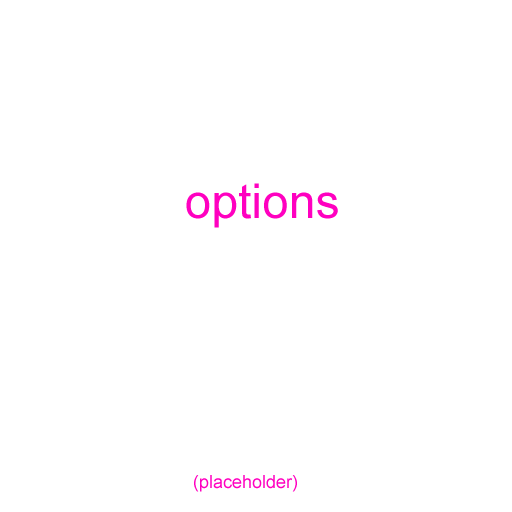
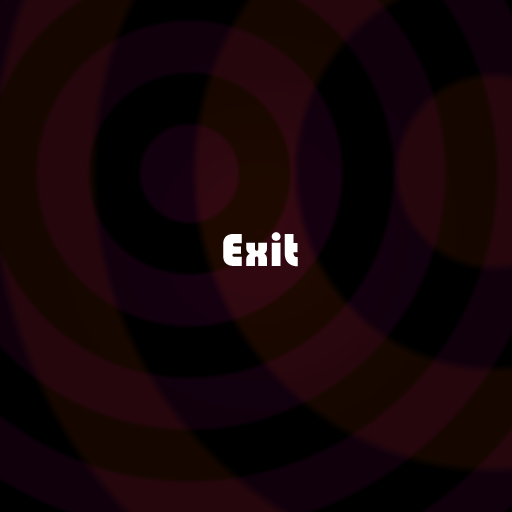
Before/after of a 512 x 512 layered artwork. What changed in the layer stack:
added layer "Exit" above "Layer 6" over [223, 232, 298, 267]
added layer "Layer 6" (30%) above "Layer 2" over [0, 0, 512, 512]
added layer "Layer 2" (9%) above "Layer 3" over [0, 0, 512, 512]
renamed "(placeholder)" to "Layer 3", opacity 100% → 12%, painted on it over [0, 0, 512, 512]
removed layer "options" over [186, 183, 338, 228]
added layer "Layer 4" above "Layer 1" over [0, 0, 512, 512]
